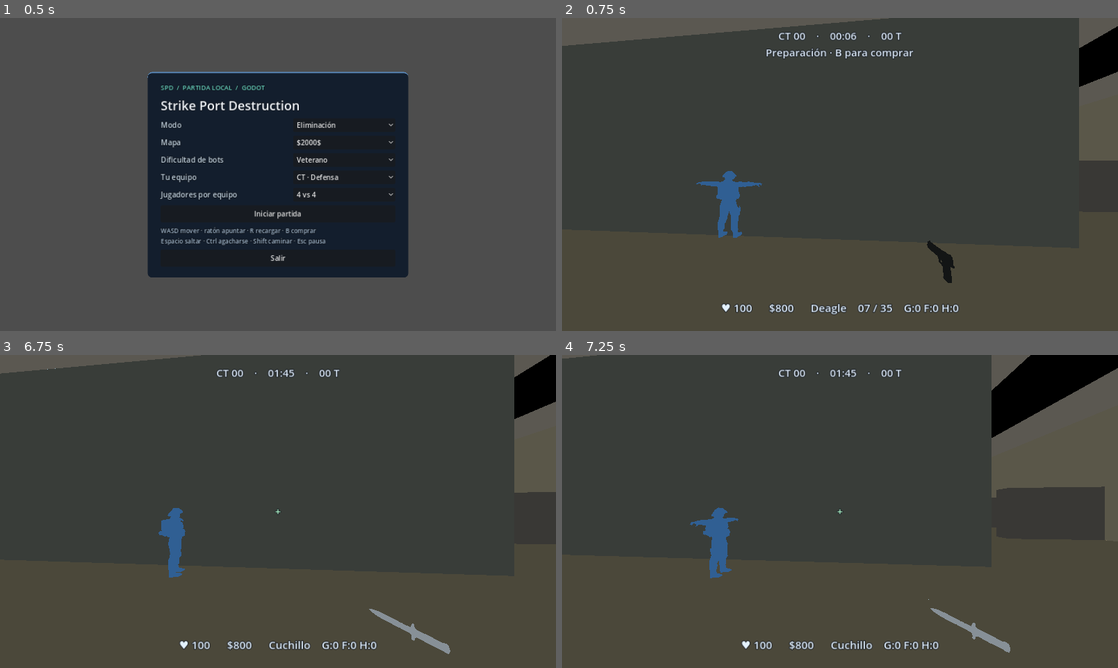
Above: before the commit, frames 1-4 (two rows, left to right).
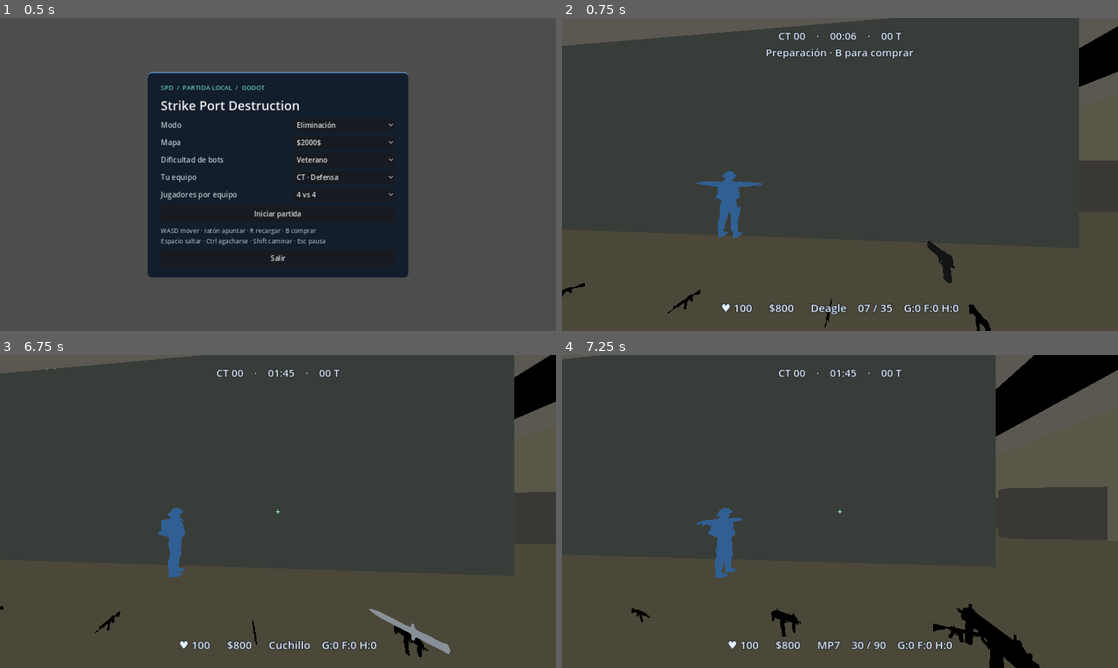
Above: after the commit, the same moments.

Repository: ShadowNigth/sdasd
Game: Godot game, scene res://main.tscn
Two runs of this game, one before a commit and one after it. Both use one fixed random seed, a clock stepped at 60 frames per second and the inputs below.
Inputs (mouse positions are in pixels of both pictures, inside the frame that each line leads up to):
- Up to frame 1 (0.5 s): no input
- Up to frame 2 (0.75 s): click "Iniciar partida" at 0.5 s
- Up to frame 3 (6.75 s): tap Enter at 1.25, 2.75, 4.25 s; move the mouse to (305, 511) at 1.27 s; hold F (flash) 1.28-2.03 s; hold W (forward) 1.28-6.53 s; click (305, 511) at 1.42 s; tap Space (jump) at 1.52, 2, 2.27, 3.5, 3.77, 4.52, 5, 5.27 s; tap G (frag) at 1.55, 2.1, 3.05, 4.55, 5.1, 6.05 s; move the mouse to (250, 511) at 2.02 s; tap F (flash) at 2.3, 3.8, 5.3 s; move the mouse to (289, 505) at 2.77 s; hold Ctrl (crouch) 2.78-3.53 s; move the mouse to (272, 517) at 3.52 s; click (272, 517) at 3.6 s; move the mouse to (316, 514) at 4.27 s; hold F (flash) 4.28-5.03 s; tap R (reload) at 4.9 s; move the mouse to (233, 508) at 5.02 s; move the mouse to (283, 511) at 5.77 s; hold E (interact) 5.78-6.53 s; click (283, 511) at 5.92 s; move the mouse to (255, 505) at 6.52 s; hold D (right) from 6.53 s (still down); tap 3 (knife) at 6.6 s
- Up to frame 4 (7.25 s): keep holding D (right); tap Space (jump) at 6.77 s; tap F (flash) at 6.8 s

Frame 1 is identical in both runs. In frame 2, 0.3% of the frame differs, in the area x 0-78%, y 84-100%; in frame 3, 0.3%; in frame 4, 3.4%, in the area x 0-100%, y 0-100%.

Commit message:
Restore original map pickups and run CI with virtual audio
Co-authored-by: arena-agent <297053741+arena-agent@users.noreply.github.com>

Diff:
--- a/assets/maps/2000.json
+++ b/assets/maps/2000.json
@@ -163,5 +163,431 @@
       36.2458
     ]
   ],
-  "ladders": []
+  "ladders": [],
+  "pickups": [
+    [
+      "rif_ak47",
+      [
+        19.3026,
+        -4.4337,
+        -0.2771
+      ]
+    ],
+    [
+      "rif_m4a1",
+      [
+        12.603,
+        -4.3896,
+        5.2982
+      ]
+    ],
+    [
+      "smg_mp5sd",
+      [
+        24.7187,
+        -4.397,
+        32.953
+      ]
+    ],
+    [
+      "rif_famas",
+      [
+        20.5313,
+        -1.2344,
+        -1.9901
+      ]
+    ],
+    [
+      "smg_mp5sd",
+      [
+        23.3727,
+        -4.4571,
+        3.9575
+      ]
+    ],
+    [
+      "shot_nova",
+      [
+        35.5959,
+        -4.3207,
+        28.0218
+      ]
+    ],
+    [
+      "rif_awp",
+      [
+        35.6581,
+        -4.4049,
+        34.5384
+      ]
+    ],
+    [
+      "smg_mp7",
+      [
+        15.9896,
+        -4.4571,
+        34.2837
+      ]
+    ],
+    [
+      "rif_m4a1",
+      [
+        13.8801,
+        -4.3926,
+        32.9427
+      ]
+    ],
+    [
+      "rif_galilar",
+      [
+        20.4865,
+        -4.4086,
+        32.9737
+      ]
+    ],
+    [
+      "rif_m4a4",
+      [
+        13.0745,
+        -1.2092,
+        -1.9901
+      ]
+    ],
+    [
+      "rif_m4a1",
+      [
+        12.603,
+        -4.4319,
+        3.9471
+      ]
+    ],
+    [
+      "rif_ak47",
+      [
+        21.1307,
+        -4.4132,
+        5.2516
+      ]
+    ],
+    [
+      "rif_ak47",
+      [
+        18.2316,
+        -4.4319,
+        34.2474
+      ]
+    ],
+    [
+      "rif_ak47",
+      [
+        22.7034,
+        -4.4319,
+        34.2474
+      ]
+    ],
+    [
+      "smg_mp5sd",
+      [
+        23.3727,
+        -4.4132,
+        5.2879
+      ]
+    ],
+    [
+      "rif_awp",
+      [
+        3.7536,
+        -4.2721,
+        3.7955
+      ]
+    ],
+    [
+      "rif_ak47",
+      [
+        21.1307,
+        -4.4319,
+        3.9938
+      ]
+    ],
+    [
+      "smg_mp7",
+      [
+        15.9896,
+        -4.4132,
+        32.953
+      ]
+    ],
+    [
+      "rif_ak47",
+      [
+        16.6589,
+        -4.397,
+        5.2516
+      ]
+    ],
+    [
+      "smg_mp5sd",
+      [
+        24.7187,
+        -4.4319,
+        34.2837
+      ]
+    ],
+    [
+      "rif_m4a1",
+      [
+        13.8801,
+        -4.4526,
+        34.294
+      ]
+    ],
+    [
+      "eq_hegrenade",
+      [
+        29.7202,
+        -4.2318,
+        27.2116
+      ]
+    ],
+    [
+      "rif_m4a1",
+      [
+        26.7594,
+        -4.4319,
+        34.294
+      ]
+    ],
+    [
+      "rif_galilar",
+      [
+        18.8758,
+        -4.4337,
+        4.0019
+      ]
+    ],
+    [
+      "rif_m4a4",
+      [
+        19.4033,
+        -4.4337,
+        0.9321
+      ]
+    ],
+    [
+      "shot_xm1014",
+      [
+        3.3505,
+        -4.3207,
+        28.0218
+      ]
+    ],
+    [
+      "rif_awp",
+      [
+        35.6581,
+        -4.2721,
+        3.7952
+      ]
+    ],
+    [
+      "smg_mp7",
+      [
+        14.6436,
+        -4.397,
+        5.2879
+      ]
+    ],
+    [
+      "shot_xm1014",
+      [
+        3.3505,
+        -4.3207,
+        10.2869
+      ]
+    ],
+    [
+      "rif_famas",
+      [
+        20.5118,
+        -1.2848,
+        40.3571
+      ]
+    ],
+    [
+      "rif_m4a4",
+      [
+        26.275,
+        -1.2155,
+        -1.9913
+      ]
+    ],
+    [
+      "rif_galilar",
+      [
+        20.4865,
+        -4.4337,
+        34.2391
+      ]
+    ],
+    [
+      "rif_galilar",
+      [
+        18.8758,
+        -4.4086,
+        5.2673
+      ]
+    ],
+    [
+      "rif_famas",
+      [
+        17.9365,
+        -1.2155,
+        -1.9913
+      ]
+    ],
+    [
+      "rif_ak47",
+      [
+        18.2316,
+        -4.4132,
+        32.9896
+      ]
+    ],
+    [
+      "eq_flashbang",
+      [
+        19.574,
+        -4.4086,
+        18.6923
+      ]
+    ],
+    [
+      "rif_m4a4",
+      [
+        12.6016,
+        -1.2848,
+        40.3571
+      ]
+    ],
+    [
+      "rif_m4a1",
+      [
+        25.4822,
+        -4.3926,
+        5.2982
+      ]
+    ],
+    [
+      "rif_m4a4",
+      [
+        26.306,
+        -1.2848,
+        40.3571
+      ]
+    ],
+    [
+      "rif_famas",
+      [
+        17.917,
+        -1.2848,
+        40.3571
+      ]
+    ],
+    [
+      "shot_nova",
+      [
+        35.5959,
+        -4.3207,
+        10.2869
+      ]
+    ],
+    [
+      "rif_m4a4",
+      [
+        19.5236,
+        -4.4337,
+        38.6441
+      ]
+    ],
+    [
+      "eq_hegrenade",
+      [
+        29.5499,
+        -4.2318,
+        11.1347
+      ]
+    ],
+    [
+      "rif_m4a1",
+      [
+        25.4822,
+        -4.4526,
+        3.9471
+      ]
+    ],
+    [
+      "rif_ak47",
+      [
+        19.4984,
+        -4.4337,
+        37.5357
+      ]
+    ],
+    [
+      "rif_m4a1",
+      [
+        26.7594,
+        -4.3896,
+        32.9427
+      ]
+    ],
+    [
+      "rif_awp",
+      [
+        3.7536,
+        -4.4301,
+        34.5381
+      ]
+    ],
+    [
+      "rif_ak47",
+      [
+        22.7034,
+        -4.397,
+        32.9896
+      ]
+    ],
+    [
+      "smg_mp7",
+      [
+        14.6436,
+        -4.4319,
+        3.9575
+      ]
+    ],
+    [
+      "eq_hegrenade",
+      [
+        9.3392,
+        -4.4061,
+        26.9952
+      ]
+    ],
+    [
+      "rif_ak47",
+      [
+        16.6589,
+        -4.4319,
+        3.9938
+      ]
+    ],
+    [
+      "eq_hegrenade",
+      [
+        9.3713,
+        -4.4061,
+        10.8072
+      ]
+    ]
+  ]
 }
--- a/assets/maps/lego.json
+++ b/assets/maps/lego.json
@@ -244,5 +244,6 @@
         -5.959195137023926
       ]
     ]
-  ]
+  ],
+  "pickups": []
 }
--- a/scripts/arena.gd
+++ b/scripts/arena.gd
@@ -4,6 +4,7 @@
 var region: NavigationRegion3D
 var nav_ready := false
 var ladders: Array[AABB] = []
+var pickups: Array = []
 
 func build(id: String) -> void:
 	var path := "res://assets/maps/" + id
@@ -22,6 +23,7 @@
 	for side in range(2):
 		for p in data[["ct", "t"][side]]:
 			spawns[side].append(Vector3(p[0], p[1], p[2]))
+	pickups = data.get("pickups", [])
 	for pair in data.get("ladders", []):
 		var low := Vector3(pair[0][0], pair[0][1], pair[0][2])
 		var high := Vector3(pair[1][0], pair[1][1], pair[1][2])
--- a/scripts/game.gd
+++ b/scripts/game.gd
@@ -2,6 +2,7 @@
 
 const Arena = preload("res://scripts/arena.gd")
 const Objective = preload("res://scripts/objective.gd")
+const Pickup = preload("res://scripts/pickup.gd")
 const Grenade = preload("res://scripts/grenade.gd")
 const Fighter = preload("res://scripts/fighter.gd")
 const Arsenal = preload("res://scripts/arsenal.gd")
@@ -150,6 +151,10 @@
 				if round_index > 1 or deathmatch:
 					actor.owned.append(2 if index == 2 and (round_index > 2 or deathmatch) else (1 if squad == 1 else 12))
 					actor.equip(actor.owned.back())
+	for entry in arena.pickups:
+		var pickup := Pickup.new()
+		roster.add_child(pickup)
+		pickup.setup(self, entry[0], Vector3(entry[1][0], entry[1][1], entry[1][2]))
 	objective = null
 	phase = Phase.BUY
 	time_left = 6.0
--- /dev/null
+++ b/scripts/pickup.gd
@@ -0,0 +1,61 @@
+extends Node3D
+
+const Arsenal = preload("res://scripts/arsenal.gd")
+const WeaponAliases := {"rif_awp": "snip_awp", "rif_m4a4": "rif_m4a1"}
+const GrenadeData := {"eq_hegrenade": [0, "w_eq_fraggrenade_combine"], "eq_flashbang": [1, "w_eq_flashbang"]}
+var game
+var weapon := -1
+var utility := -1
+var visual: Node3D
+var check_delay := 0.0
+
+func setup(game_node: Node3D, original_name: String, point: Vector3) -> void:
+	game = game_node
+	global_position = point
+	var mesh_name := ""
+	if GrenadeData.has(original_name):
+		utility = GrenadeData[original_name][0]
+		mesh_name = GrenadeData[original_name][1]
+	else:
+		var search: String = "w_" + WeaponAliases.get(original_name, original_name)
+		for index in range(Arsenal.KNIFE):
+			if Arsenal.WEAPONS[index].mesh == search:
+				weapon = index
+				mesh_name = search
+				break
+	if mesh_name.is_empty():
+		queue_free()
+		return
+	visual = Node3D.new()
+	add_child(visual)
+	var model := MeshInstance3D.new()
+	model.mesh = load("res://assets/models/" + mesh_name + ".obj")
+	var bounds := model.mesh.get_aabb()
+	model.scale = Vector3.ONE * ((0.56 if utility < 0 else 0.21) / bounds.size.length())
+	model.position = -bounds.get_center() * model.scale
+	model.rotation_degrees.x = 90
+	model.position = Basis(Vector3.RIGHT, PI * 0.5) * model.position
+	visual.add_child(model)
+	check_delay = randf_range(0.0, 0.15)
+
+func _process(delta: float) -> void:
+	if not game.controls_enabled():
+		return
+	visual.rotation.y += delta * 1.8
+	check_delay -= delta
+	if check_delay > 0.0:
+		return
+	check_delay = 0.17
+	for actor in game.fighters:
+		if not actor.alive() or actor.global_position.distance_squared_to(global_position) > 1.45:
+			continue
+		if utility >= 0:
+			if actor.utility[utility] == 0:
+				actor.utility[utility] = 1
+				queue_free()
+				return
+		elif not actor.owned.has(weapon) and (actor.human or actor.owned.size() == 1):
+			actor.owned.append(weapon)
+			actor.equip(weapon)
+			queue_free()
+			return
